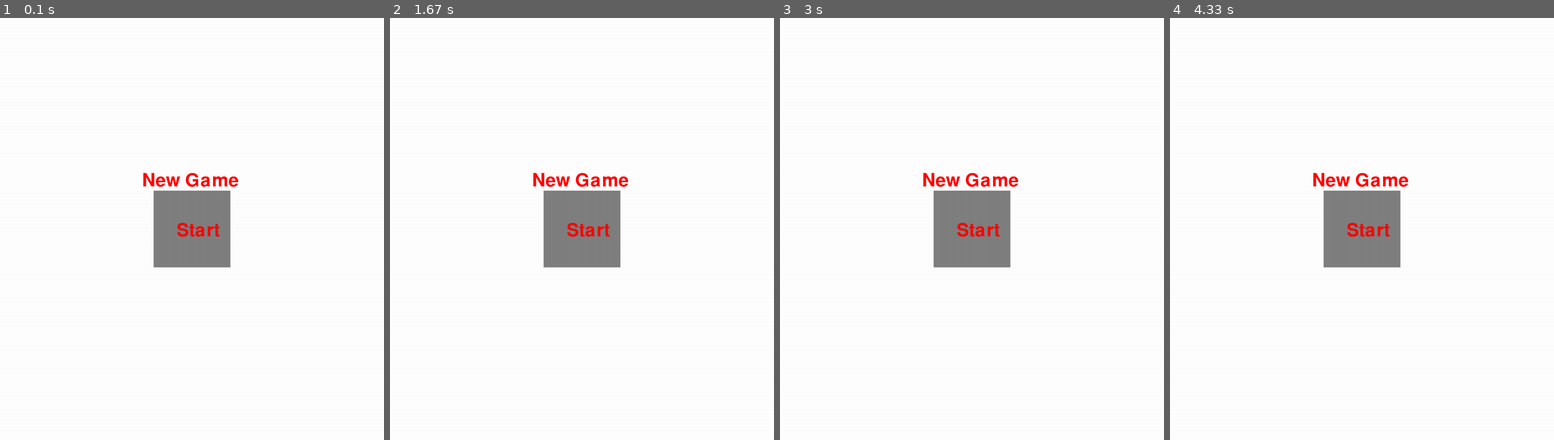
Above: before the commit, frames 1-4 (left to right).
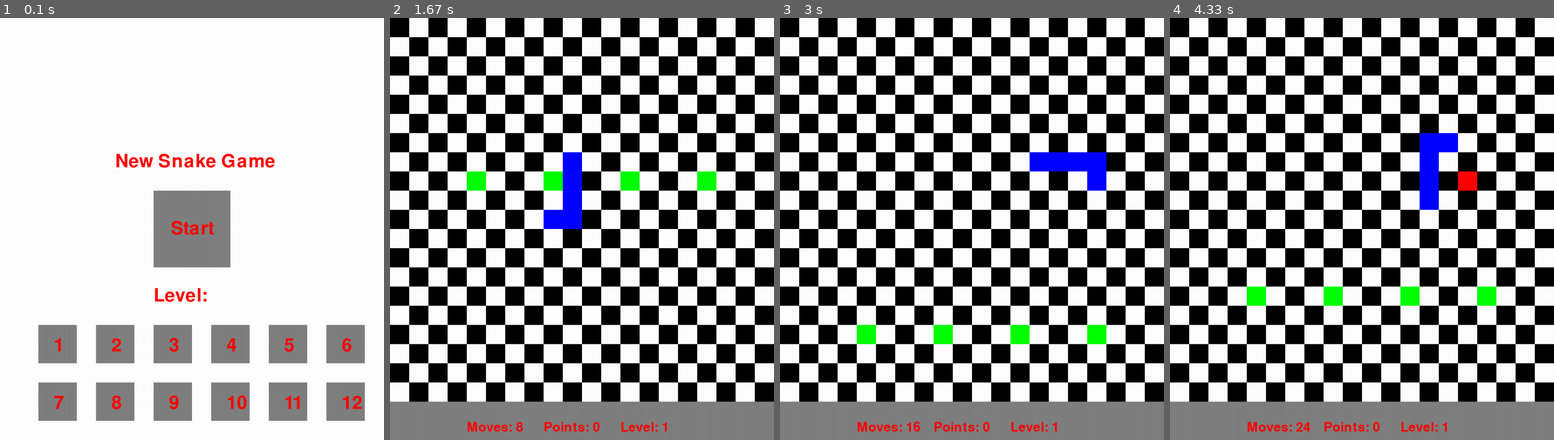
Above: after the commit, the same moments.

Repository: mwertich/gametest
Game: pygame game, started from SnakeGame/Snake2.py
The game is run twice, just before and just after one commit, with the same random seed, the same clock (stepped at 60 frames per second) and the same inputs.
Inputs (mouse positions are in pixels of both pictures, inside the frame that each line leads up to):
- Up to frame 1 (0.1 s): no input
- Up to frame 2 (1.67 s): click (447, 342) at 0.38 s, where only the run after the commit has a clickable "1"; hold Right 0.67-1.13 s; move the mouse to (566, 245) at 0.7 s; hold Up 1.17-1.63 s
- Up to frame 3 (3 s): hold Right 1.67-2.13 s; hold Down from 2.73 s (still down)
- Up to frame 4 (4.33 s): release Down at 3.18 s; hold Left 3.22-3.67 s; hold Up 3.7-4.15 s; hold Right from 4.18 s (still down)

The runs differ from the first frame. In frame 1, 13% of the frame differs, in the area x 9-95%, y 32-96%; in frame 2, 58%; in frame 3, 59%; in frame 4, 59%, in the area x 0-100%, y 0-100%.

Commit message:
Snake Game

Diff:
--- a/SnakeGame/Snake2.py
+++ b/SnakeGame/Snake2.py
@@ -1,5 +1,6 @@
 import pygame
 import random
+from typing import Union
 
 
 class Snake:
@@ -57,6 +58,48 @@
         self.color = RED
 
 
+class Zombie:
+    def __init__(self, pos, dir):
+        self.color = GREEN
+        self.pos = pos
+        self.dir = dir
+
+    def move(self):
+        if self.dir == "N" and self.pos[1] == 0:
+            self.dir = "S"
+        elif self.dir == "S" and self.pos[1] == 20 - 1:
+            self.dir = "N"
+        if self.dir == "N":
+            self.pos = self.pos[0], self.pos[1] - 1
+        else:
+            self.pos = self.pos[0], self.pos[1] + 1
+
+
+class Flame:
+    def __init__(self, pos, dir):
+        self.color = YELLOW
+        self.pos = pos
+        self.dir = dir
+
+    def move(self):
+        if self.dir == "W" and self.pos[0] == 0:
+            self.dir = "E"
+        elif self.dir == "E" and self.pos[0] == 20 - 1:
+            self.dir = "W"
+        if self.dir == "E":
+            self.pos = self.pos[0] + 1, self.pos[1]
+        else:
+            self.pos = self.pos[0] - 1, self.pos[1]
+
+
+
+
+#Enemy = Union[Zombie, Flame]
+
+
+
+
+
 class Board:
     def __init__(self, snake, size = 20, zoom = 50, state = "start"):
         self.snake = snake
@@ -64,11 +107,16 @@
         self.zoom = zoom
         self.fruits = []
         self.spawn_rate = 20
-        self.state = state
+        self.enemies = []
         self.grid = [[ 1 if (x % 2 == 0 and y % 2 == 1) or (x % 2 == 1 and y % 2 == 0) else 0 for x in range(self.size)] for y in range(self.size)]
         self.points = 0
         self.speed = fps
-        self.level = 1
+        self.level = 0
+        self.state = state
+        self.mode = 0
+
+    def check_pos(self, pos):
+        return not(pos in self.snake.body or pos in self.fruits)
 
     def add_fruit(self):
         pos = random.randint(0, self.size - 1), random.randint(0, self.size - 1)
@@ -76,8 +124,34 @@
             pos = random.randint(0, self.size - 1), random.randint(0, self.size - 1)
         self.fruits.append(Fruit(pos))
 
-    def check_pos(self, pos):
-        return not(pos in self.snake.body or pos in self.fruits)
+    def control_snake(self):
+        x, y = self.snake.body[0][0], self.snake.body[0][1]
+        return x < 0 or x >= self.size or y < 0 or y >= self.size or self.snake.body[0] in self.snake.body[1:]
+
+    def control_fruit(self):
+        for fruit in self.fruits:
+            if self.snake.body[0] == fruit.pos:
+                self.snake.has_eaten = True
+                self.points += 1
+                self.speed += 1
+                self.fruits.remove(fruit)
+                break
+
+    def control_enemy(self):
+        for enemy in self.enemies:
+            if enemy.pos in self.snake.body:
+                self.state = "game over"
+
+    def control(self):
+        if self.control_snake():
+            self.state = "game over"
+        else:
+            self.control_fruit()
+            self.control_enemy()
+
+    def update(self):
+        if self.snake.moves % self.spawn_rate == 0:
+            self.add_fruit()
 
     def draw_grid(self):
         for i in range(game.size):
@@ -101,62 +175,79 @@
         for fruit in self.fruits:
             pygame.draw.rect(screen, fruit.color, [fruit.pos[0] * zoom, fruit.pos[1] * zoom, zoom, zoom])
 
-    def control_snake(self):
-        x, y = self.snake.body[0][0], self.snake.body[0][1]
-        return x < 0 or x >= self.size or y < 0 or y >= self.size or self.snake.body[0] in self.snake.body[1:]
-
-    def control_fruit(self):
-        for fruit in self.fruits:
-            if self.snake.body[0] == fruit.pos:
-                self.snake.has_eaten = True
-                self.points += 1
-                self.speed += 1
-                self.fruits.remove(fruit)
-
-    def control(self):
-        if self.control_snake():
-            self.state = "game over"
-        else:
-            self.control_fruit()
-
-    def update(self):
-        if self.snake.moves % self.spawn_rate == 0:
-            self.add_fruit()
+    def draw_enemies(self):
+        for enemy in self.enemies:
+            pygame.draw.rect(screen, enemy.color, [enemy.pos[0] * zoom, enemy.pos[1] * zoom, zoom, zoom])
 
     def draw(self):
         screen.fill(color=WHITE)
         self.draw_grid()
         self.draw_fruits()
         self.draw_snake()
+        self.draw_enemies()
         self.draw_interface()
         pygame.display.flip()
 
+
+
     def reset(self):
         self.snake.reset()
-        self.fruits, self.points, self.speed, self.level, self.state = [], 0, fps, 1, "start"
+        self.fruits, self.enemies, self.points, self.speed, self.level, self.state, self.mode = [], [], 0, fps, 0, "start", 0
 
 
 class Menu:
     def __init__(self, size):
         self.size = size
 
+    def draw_button(self, x, y, w, h):
+        pygame.draw.rect(screen, GRAY, [x, y, w, h])
+
+    def draw_level_buttons(self):
+        for x in range(0, 6):
+            self.draw_button(100 + x * 150, 800, 100, 100)
+            screen.blit(font_menu.render(f"{x + 1}", True, RED), (140 + x * 150, 830))
+            self.draw_button(100 + x * 150, 950, 100, 100)
+            screen.blit(font_menu.render(f"{x + 7}", True, RED), (140 + x * 150, 980))
+
     def draw(self):
         screen.fill(color=WHITE)
         pygame.draw.rect(screen, GRAY, [400, 450, 200, 200])
-        screen.blit(font_menu.render("New Game", True, RED), (370, 400))
-        screen.blit(font_menu.render("Start", True, RED), (460, 530))
+        self.draw_button(400, 450, 200, 200)
+        self.draw_level_buttons()
+        screen.blit(font_menu.render("New Snake Game", True, RED), (300, 350))
+        screen.blit(font_menu.render("Start", True, RED), (445, 525))
+        screen.blit(font_menu.render("Level:", True, RED), (400, 700))
         pygame.display.flip()
 
     def control_click(self, pos):
         x, y = pos[0], pos[1]
         if x >= 400 and x <= 600 and y >= 450 and y <= 650:
             game.state = "run"
+            game.mode = 0
+
+        elif x >= 100 and x<= 200 and y >= 800 and y <= 900:
+            game.state = "run"
+            game.level = 1
+            game.enemies = [Zombie((4, 0), "S"), Zombie((8, 0), "S"), Zombie((12, 0), "S"), Zombie((16, 0), "S")]
+
+        elif x >= 250 and x<= 350 and y >= 800 and y <= 900:
+            game.state = "run"
+            game.level = 2
+            game.enemies = [Zombie((4, 0), "S"), Zombie((8, 0), "S"), Zombie((12, 0), "S"), Zombie((16, 0), "S"),
+                            Zombie((6, 19), "N"), Zombie((10, 19), "N"), Zombie((14, 19), "N")]
+
+        elif x >= 400 and x <= 500 and y >= 800 and y <= 900:
+            game.state = "run"
+            game.level = 3
+            game.enemies = [Zombie((4, 0), "S"), Zombie((8, 0), "S"), Zombie((12, 0), "S"), Zombie((16, 0), "S"),
+                    Flame((19, 4), "W"), Flame((19, 8), "W"), Flame((19, 12), "W"), Flame((19, 16), "W")]
 
 
 pygame.init()
 SIZE = (1000, 1100)
 screen = pygame.display.set_mode((SIZE[0], SIZE[1]))
 pygame.display.set_caption("Snake")
+
 
 done = False
 fps = 6
@@ -165,9 +256,17 @@
 BLACK = (0, 0, 0)
 WHITE = (255, 255, 255)
 GRAY = (128, 128, 128)
+GREEN = (0, 255, 0)
 RED = (255, 0, 0)
 BLUE = (0, 0, 255)
+YELLOW = (255, 255, 0)
 start_fields = [(4, 10), (3, 10), (2, 10), (1, 10), (0, 10)]
+levels = [
+    [Zombie((4, 0), "S"), Zombie((8, 0), "S"), Zombie((12, 0), "S"), Zombie((16, 0), "S")]
+]
+level1 = levels[0]
+
+
 start_snake = Snake(BLUE, "E", start_fields[:])
 start_game = Board(start_snake, 20)
 snake = start_snake
@@ -200,8 +299,10 @@
                 elif event.key == pygame.K_RIGHT:
                     game.snake.change_dir("E")
         game.snake.move()
+        for enemy in game.enemies:
+            enemy.move()
         game.control()
-        if not(game.state == "game over"):
+        if game.state == "run":
             game.update()
             game.draw()
         else:
